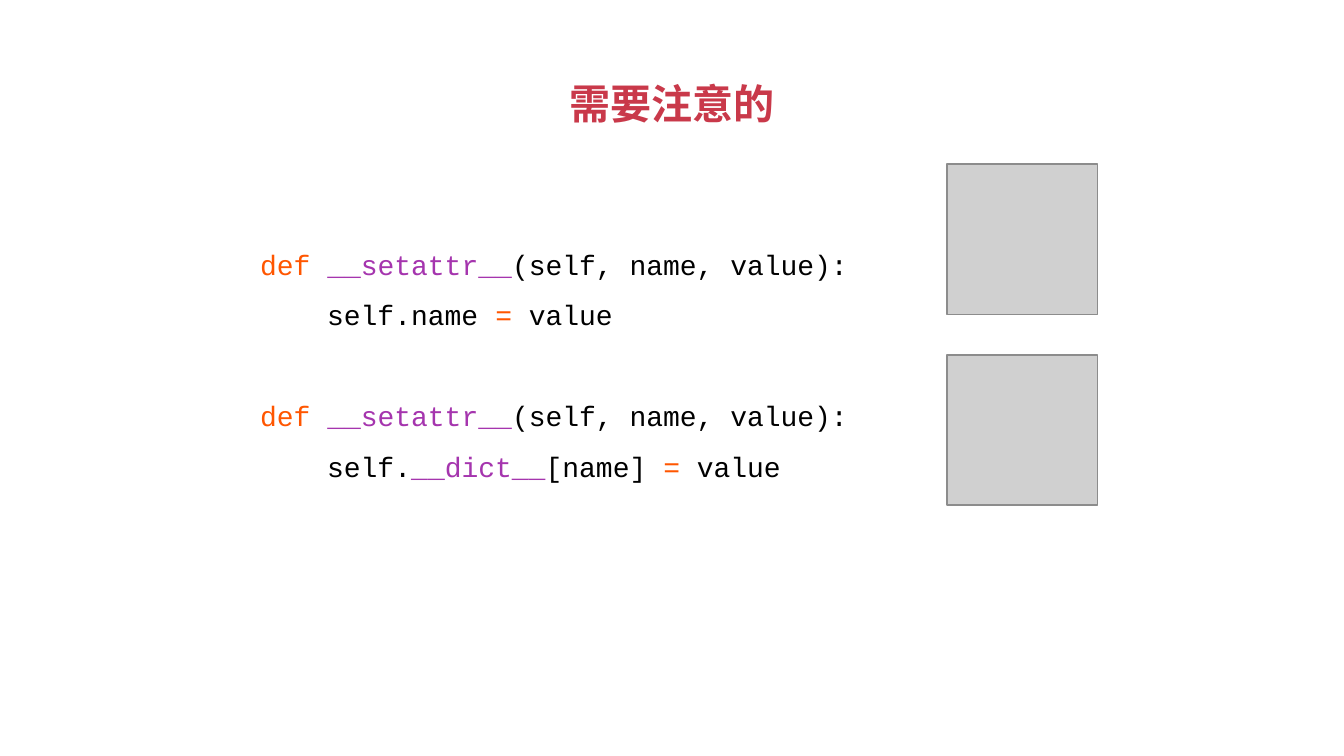
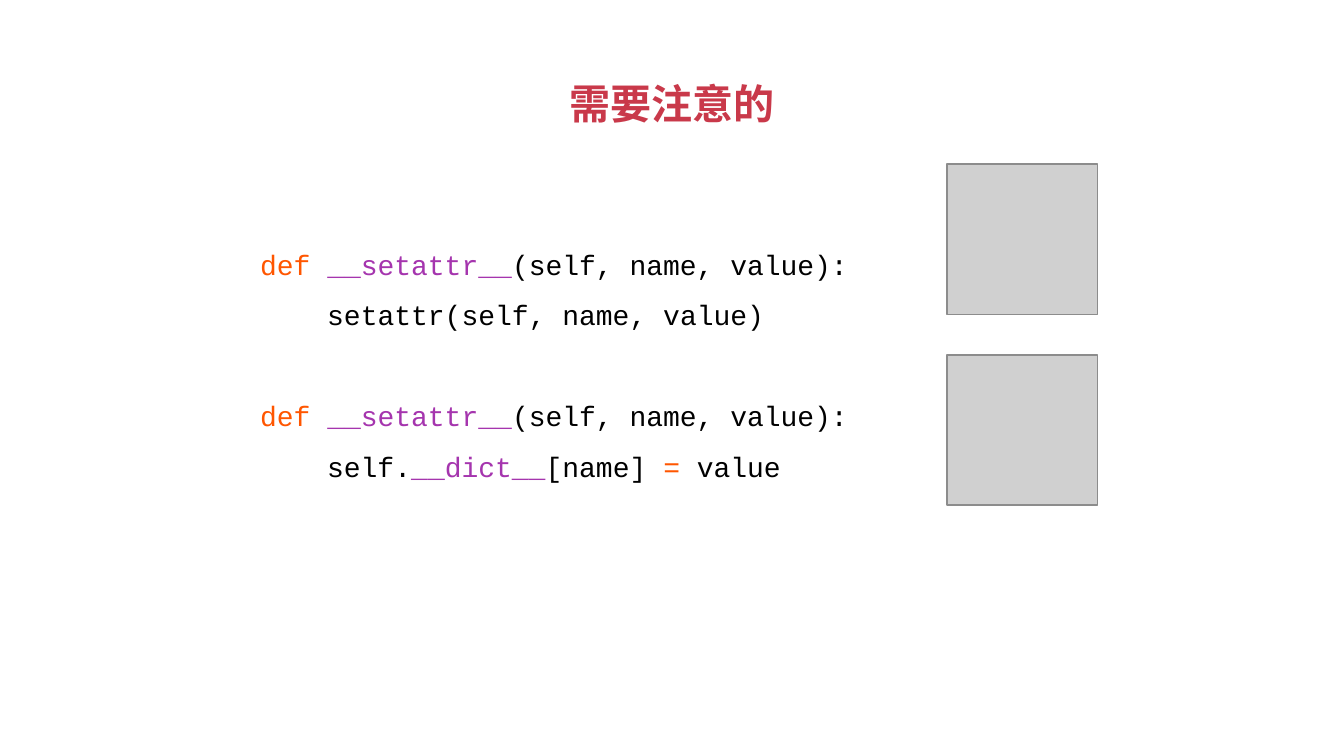
Before and after one commit to albert-feng/Python_OOP, a slide deck: slide 4 of ppt/4.5-类的属性访问.pptx. Drawn at 1344x756 pixels with LibreOffice and Linux fonts; fonts in the diff are those of the drawing; grey boxes stand for pictures. Boxes give left, top, right and bottom in pixels: in the first picture for what was removed or moved away, otherwise in the second. Text is boxed around its words. In the diff, an @@ line names an element or a change of style, - is before the commit and + after.

Commit message:
add all ppt and code

```diff
--- a/ppt/4.5-类的属性访问.pptx
+++ b/ppt/4.5-类的属性访问.pptx
@@ text at (x1=260, y1=255, x2=847, y2=483): text changed @@
-def __setattr__(self, name, value):
-self.name = value
-def __setattr__(self, name, value):
-self.__dict__[name] = value
+def __setattr__(self, name, value):
+setattr(self, name, value)
+def __setattr__(self, name, value):
+self.__dict__[name] = value
```
Also in this commit, not shown: 2 other files.
